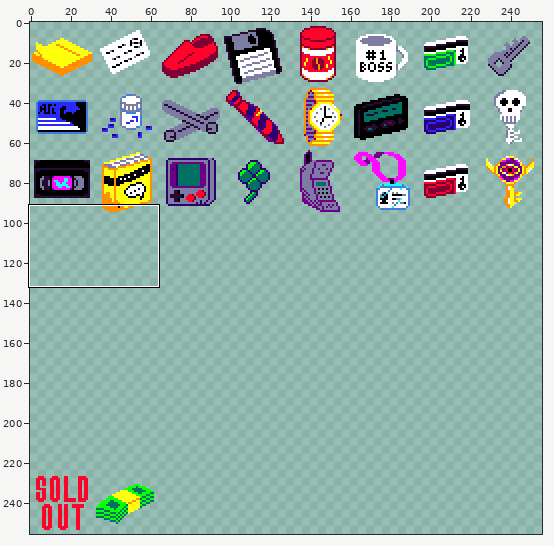
Edited in one commit: pixel-art file (textures/aseprite/items.aseprite). Above, an overview of the earlier version with the close-up marked.
Close-up. First the earlier version:
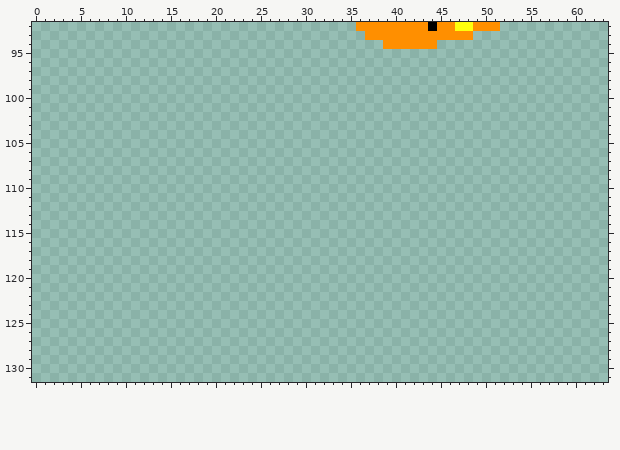
256x256 pixels, 1 frame. Shown: x 0..63, y 92..131. The commit also changed other parts of the picture, which this record leaves out.
Once edited:
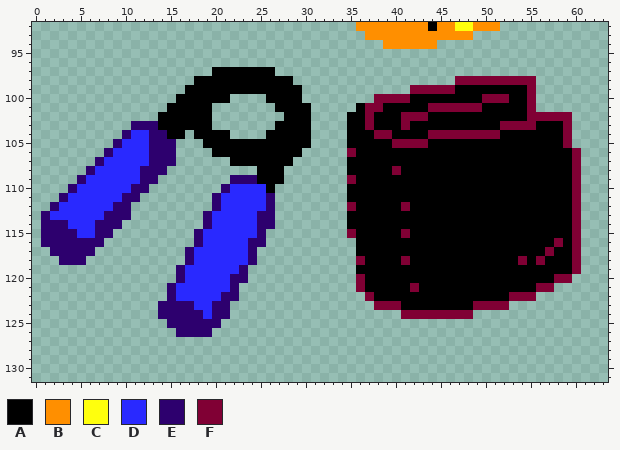
Palette (. is transparent): A #000000  B #ff8f00  C #ffff0d  D #2929ff  E #2d006e  F #800034
Edits made:
--- layer "Layer 1"
@@ x 0..63 @@
  96 ................................................................
- 97 ................................................................
- 98 ................................................................
- 99 ................................................................
-100 ................................................................
-101 ................................................................
-102 ................................................................
-103 ................................................................
-104 ................................................................
-105 ................................................................
-106 ................................................................
-107 ................................................................
-108 ................................................................
-109 ................................................................
-110 ................................................................
-111 ................................................................
-112 ................................................................
-113 ................................................................
-114 ................................................................
-115 ................................................................
-116 ................................................................
-117 ................................................................
-118 ................................................................
-119 ................................................................
-120 ................................................................
-121 ................................................................
-122 ................................................................
-123 ................................................................
-124 ................................................................
-125 ................................................................
-126 ................................................................
+ 97 ....................AAAAAAA.....................................
+ 98 ..................AAAAAAAAAAA..................FFFFFFFFF........
+ 99 .................AAAAAAAAAAAAA............FFFFFAAAAAAAAF........
+100 ................AAAAAA....AAAA........FFFFAAAAAAAAFFFAAF........
+101 ...............AAAAA.......AAAA.....AFFAAAAAFFFFFFAAAAAF........
+102 ..............AAAAAA........AAA....AAFAAAFFFAAAAAAAAAAAFFFFF....
+103 ...........EEEAAAAAA.......AAAA....AAFAAAFAAAAAAAAAAFFFFAAAF....
+104 ..........EDDEEAA.AAAA....AAAAA....AAAFFAAAAFFFFFFFFAAAAAAAF....
+105 .........EDDDEEE...AAAAAAAAAAAA....AAAAAFFFFAAAAAAAAAAAAAAAF....
+106 ........EDDDDEEE....AAAAAAAAAA.....FAAAAAAAAAAAAAAAAAAAAAAAAF...
+107 .......EDDDDDEEE......AAAAAAA......AAAAAAAAAAAAAAAAAAAAAAAAAF...
+108 ......EDDDDDEEE..........AAA.......AAAAAFAAAAAAAAAAAAAAAAAAAF...
+109 .....EDDDDDDEE........EEEAAA.......FAAAAAAAAAAAAAAAAAAAAAAAAF...
+110 ....EDDDDDDEE........EDDDDA........AAAAAAAAAAAAAAAAAAAAAAAAAF...
+111 ...EDDDDDDEE........EDDDDDE........AAAAAAAAAAAAAAAAAAAAAAAAAF...
+112 ..EDDDDDDEE.........EDDDDDE........FAAAAAFAAAAAAAAAAAAAAAAAAF...
+113 .EDDDDDDEEE........EDDDDDEE........AAAAAAAAAAAAAAAAAAAAAAAAAF...
+114 .EEEDDDEEE.........EDDDDDEE........AAAAAAAAAAAAAAAAAAAAAAAAAF...
+115 .EEEEDDEE.........EDDDDDDE.........FAAAAAFAAAAAAAAAAAAAAAAAAF...
+116 .EEEEEEE..........EDDDDDEE..........AAAAAAAAAAAAAAAAAAAAAAFAF...
+117 ..EEEEE..........EDDDDDDE...........AAAAAAAAAAAAAAAAAAAAAFAAF...
+118 ...EEE...........EDDDDDDE...........FAAAAFAAAAAAAAAAAAFAFAAAF...
+119 ................EDDDDDDE............AAAAAAAAAAAAAAAAAAAAAAAAF...
+120 ................EDDDDDEE............FAAAAAAAAAAAAAAAAAAAAAFF....
+121 ...............EDDDDDDE.............FAAAAAFAAAAAAAAAAAAAFF......
+122 ...............EDDDDDEE..............FAAAAAAAAAAAAAAAFFF........
+123 ..............EEEEDDEE................FFFAAAAAAAAFFFF...........
+124 ..............EEEEEDEE...................FFFFFFFF...............
+125 ...............EEEEEE...........................................
+126 ................EEEE............................................
 127 ................................................................
